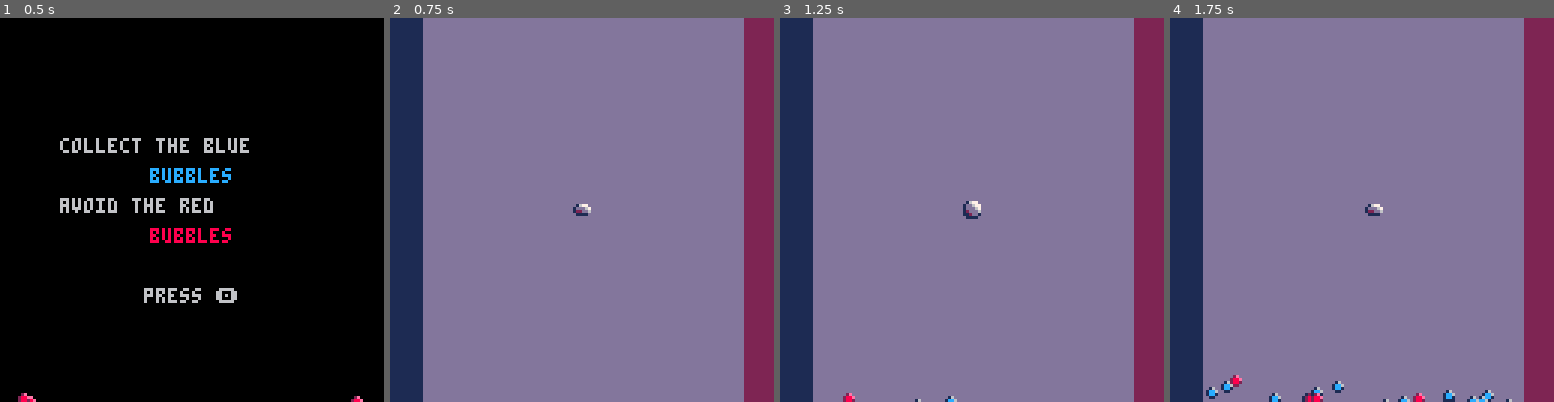
Above: before the commit, frames 1-4 (left to right).
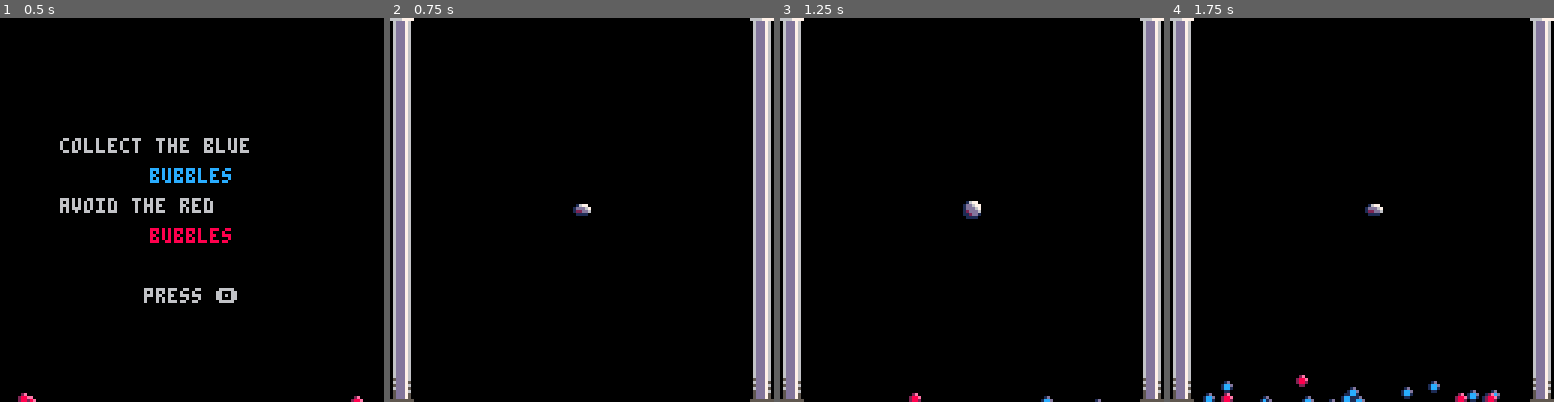
Above: after the commit, the same moments.

Repository: ThomasPietrzak/bubbles
Game: PICO-8 cartridge bubbles.p8
The game is run twice, just before and just after one commit, with the same random seed, the same clock (stepped at 60 frames per second) and the same inputs.
Inputs:
- Up to frame 1 (0.5 s): no input
- Up to frame 2 (0.75 s): tap O (Z key) at 0.7 s
- Up to frame 3 (1.25 s): no input
- Up to frame 4 (1.75 s): hold Right from 1.6 s (still down); tap O (Z key) at 1.7 s

Frame 1 is identical in both runs. In frame 2, 100% of the frame differs, in the area x 0-100%, y 0-100%; in frame 3, 100%; in frame 4, 100%.

Commit message:
Improved graphics

Diff:
--- a/bubbles.p8
+++ b/bubbles.p8
@@ -30,8 +30,8 @@
 	bonus=0
 	malus=0
 
-	min_x = 10
-	max_x = 118
+	min_x = 8
+	max_x = 114
 	min_y = 0
 	max_y = 128
 end
@@ -127,8 +127,8 @@
 end
 
 function game_draw()
-	cls(13)
-	--map(0,0,0,0)
+	cls(0)
+	map(0,0,0,0)
 	foreach(items,draw_item)
 	draw_player()
  draw_bars()
@@ -143,21 +143,11 @@
 end
 
 function draw_bars()
-	rectfill(0,128,min_x,0,1)
-	rectfill(0,128,min_x,128-bonus,12)
-	rectfill(max_x,128,128,0,2)
-	rectfill(max_x,128,128,128-malus,8)
 	if bonus>0 then
-		line(0,128-bonus,min_x,128-bonus,6)
-		line(min_x,128,min_x,128-bonus,6)
-		line(0,127,min_x,127,1)
-		line(0,127,0,128-bonus,1)
+	 rectfill(2,126,4,127-bonus,12)
 	end
 	if malus>0 then
-		line(max_x,128-malus,127,128-malus,14)
-		line(max_x,128,max_x,128-malus,14)
-		line(max_x,127,127,127,2)
-		line(127,127,127,128-malus,2)
+	 rectfill(122,126,124,127-malus,8)
 	end
 end
 
@@ -275,8 +265,8 @@
 __gfx__
 00000000000000000000000000000000000000000000000000000000000000000000000000000000000000000000000000000000000000000000000000000000
 00000000001677000000000000000000000000000000000000000000000000000000000000000000000000000000000000000000000000000000000000000000
-0070070001dd6770001677000002e000000160000009700000000000000000000000000000000000000000000000000000000000000000000000000000000000
-0007700001ddd67001ddd67000288e00001cc600009aa70000000000000000000000000000000000000000000000000000000000000000000000000000000000
+0070070001dd6770001677000002e0000001d0000009700000000000000000000000000000000000000000000000000000000000000000000000000000000000
+0007700001ddd67001ddd67000288e00001ccd00009aa70000000000000000000000000000000000000000000000000000000000000000000000000000000000
 00077000012ddd600122dd6000288200001cc100009aa90000000000000000000000000000000000000000000000000000000000000000000000000000000000
 007007000112dd100011110000022000000110000009900000000000000000000000000000000000000000000000000000000000000000000000000000000000
 00000000001111000000000000000000000000000000000000000000000000000000000000000000000000000000000000000000000000000000000000000000
@@ -337,14 +327,14 @@
 00000000000000000000000000000000000000000000000000000000000000000000000000000000000000000000000000000000000000000000000000000000
 00000000000000000000000000000000000000000000000000000000000000000000000000000000000000000000000000000000000000000000000000000000
 00000000000000000000000000000000000000000000000000000000000000000000000000000000000000000000000000000000000000000000000000000000
-55555555000000000000000000000000000000000000000000000000000000000000000000000000000000000000000000000000000000000000000000000000
-55555555000000000000000000000000000000000000000000000000000000000000000000000000000000000000000000000000000000000000000000000000
-55555555000000000000000000000000000000000000000000000000000000000000000000000000000000000000000000000000000000000000000000000000
-55555555000000000000000000000000000000000000000000000000000000000000000000000000000000000000000000000000000000000000000000000000
-55555555000000000000000000000000000000000000000000000000000000000000000000000000000000000000000000000000000000000000000000000000
-55555555000000000000000000000000000000000000000000000000000000000000000000000000000000000000000000000000000000000000000000000000
-55555555000000000000000000000000000000000000000000000000000000000000000000000000000000000000000000000000000000000000000000000000
-55555555000000000000000000000000000000000000000000000000000000000000000000000000000000000000000000000000000000000000000000000000
+0000000006ddd7606666777705ddd760000000000000000000000000000000000000000000000000000000000000000000000000000000000000000000000000
+0000000006ddd76006ddd76006ddd750000000000000000000000000000000000000000000000000000000000000000000000000000000000000000000000000
+0000000006ddd76006ddd76005ddd760000000000000000000000000000000000000000000000000000000000000000000000000000000000000000000000000
+0000000006ddd76006ddd76006ddd750000000000000000000000000000000000000000000000000000000000000000000000000000000000000000000000000
+0000000006ddd76006ddd76005ddd760000000000000000000000000000000000000000000000000000000000000000000000000000000000000000000000000
+0000000006ddd76006ddd76005ddd750000000000000000000000000000000000000000000000000000000000000000000000000000000000000000000000000
+0000000006ddd76006ddd76005ddd750000000000000000000000000000000000000000000000000000000000000000000000000000000000000000000000000
+0000000006ddd76006ddd76055555555000000000000000000000000000000000000000000000000000000000000000000000000000000000000000000000000
 
 
 
@@ -476,27 +466,26 @@
 
 
 __map__
-8080808080808080808080808080808000000000000000000000000000000000000000000000000000000000000000000000000000000000000000000000000000000000000000000000000000000000000000000000000000000000000000000000000000000000000000000000000000000000000000000000000000000000
-8080808080808080808080808080808000000000000000000000000000000000000000000000000000000000000000000000000000000000000000000000000000000000000000000000000000000000000000000000000000000000000000000000000000000000000000000000000000000000000000000000000000000000
-8080808080808080808080808080808000000000000000000000000000000000000000000000000000000000000000000000000000000000000000000000000000000000000000000000000000000000000000000000000000000000000000000000000000000000000000000000000000000000000000000000000000000000
-8080808080808080808080808080808000000000000000000000000000000000000000000000000000000000000000000000000000000000000000000000000000000000000000000000000000000000000000000000000000000000000000000000000000000000000000000000000000000000000000000000000000000000
-8080808080808080808080808080808000000000000000000000000000000000000000000000000000000000000000000000000000000000000000000000000000000000000000000000000000000000000000000000000000000000000000000000000000000000000000000000000000000000000000000000000000000000
-8080808080808080808080808080808000000000000000000000000000000000000000000000000000000000000000000000000000000000000000000000000000000000000000000000000000000000000000000000000000000000000000000000000000000000000000000000000000000000000000000000000000000000
-8080808080808080808080808080808000000000000000000000000000000000000000000000000000000000000000000000000000000000000000000000000000000000000000000000000000000000000000000000000000000000000000000000000000000000000000000000000000000000000000000000000000000000
-8080808080808080808080808080808000000000000000000000000000000000000000000000000000000000000000000000000000000000000000000000000000000000000000000000000000000000000000000000000000000000000000000000000000000000000000000000000000000000000000000000000000000000
-8080808080808080808080808080808000000000000000000000000000000000000000000000000000000000000000000000000000000000000000000000000000000000000000000000000000000000000000000000000000000000000000000000000000000000000000000000000000000000000000000000000000000000
-8080808080808080808080808080808000000000000000000000000000000000000000000000000000000000000000000000000000000000000000000000000000000000000000000000000000000000000000000000000000000000000000000000000000000000000000000000000000000000000000000000000000000000
-8080808080808080808080808080808000000000000000000000000000000000000000000000000000000000000000000000000000000000000000000000000000000000000000000000000000000000000000000000000000000000000000000000000000000000000000000000000000000000000000000000000000000000
-8080808080808080808080808080808000000000000000000000000000000000000000000000000000000000000000000000000000000000000000000000000000000000000000000000000000000000000000000000000000000000000000000000000000000000000000000000000000000000000000000000000000000000
-8080808080808080808080808080808000000000000000000000000000000000000000000000000000000000000000000000000000000000000000000000000000000000000000000000000000000000000000000000000000000000000000000000000000000000000000000000000000000000000000000000000000000000
-8080808080808080808080808080808000000000000000000000000000000000000000000000000000000000000000000000000000000000000000000000000000000000000000000000000000000000000000000000000000000000000000000000000000000000000000000000000000000000000000000000000000000000
-8080808080808080808080808080808000000000000000000000000000000000000000000000000000000000000000000000000000000000000000000000000000000000000000000000000000000000000000000000000000000000000000000000000000000000000000000000000000000000000000000000000000000000
-8080808080808080808080808080808000000000000000000000000000000000000000000000000000000000000000000000000000000000000000000000000000000000000000000000000000000000000000000000000000000000000000000000000000000000000000000000000000000000000000000000000000000000
-0000000000000000000000818100000000000000000000000000000000000000000000000000000000000000000000000000000000000000000000000000000000000000000000000000000000000000000000000000000000000000000000000000000000000000000000000000000000000000000000000000000000000000
-…(7 lines of a section not shown)…
+8280808080808080808080808080808200000000000000000000000000000000000000000000000000000000000000000000000000000000000000000000000000000000000000000000000000000000000000000000000000000000000000000000000000000000000000000000000000000000000000000000000000000000
+8180808080808080808080808080808100000000000000000000000000000000000000000000000000000000000000000000000000000000000000000000000000000000000000000000000000000000000000000000000000000000000000000000000000000000000000000000000000000000000000000000000000000000
+8180808080808080808080808080808100000000000000000000000000000000000000000000000000000000000000000000000000000000000000000000000000000000000000000000000000000000000000000000000000000000000000000000000000000000000000000000000000000000000000000000000000000000
+8180808080808080808080808080808100000000000000000000000000000000000000000000000000000000000000000000000000000000000000000000000000000000000000000000000000000000000000000000000000000000000000000000000000000000000000000000000000000000000000000000000000000000
+8180808080808080808080808080808100000000000000000000000000000000000000000000000000000000000000000000000000000000000000000000000000000000000000000000000000000000000000000000000000000000000000000000000000000000000000000000000000000000000000000000000000000000
+8180808080808080808080808080808100000000000000000000000000000000000000000000000000000000000000000000000000000000000000000000000000000000000000000000000000000000000000000000000000000000000000000000000000000000000000000000000000000000000000000000000000000000
+8180808080808080808080808080808100000000000000000000000000000000000000000000000000000000000000000000000000000000000000000000000000000000000000000000000000000000000000000000000000000000000000000000000000000000000000000000000000000000000000000000000000000000
+8180808080808080808080808080808100000000000000000000000000000000000000000000000000000000000000000000000000000000000000000000000000000000000000000000000000000000000000000000000000000000000000000000000000000000000000000000000000000000000000000000000000000000
+8180808080808080808080808080808100000000000000000000000000000000000000000000000000000000000000000000000000000000000000000000000000000000000000000000000000000000000000000000000000000000000000000000000000000000000000000000000000000000000000000000000000000000
+8180808080808080808080808080808100000000000000000000000000000000000000000000000000000000000000000000000000000000000000000000000000000000000000000000000000000000000000000000000000000000000000000000000000000000000000000000000000000000000000000000000000000000
+8180808080808080808080808080808100000000000000000000000000000000000000000000000000000000000000000000000000000000000000000000000000000000000000000000000000000000000000000000000000000000000000000000000000000000000000000000000000000000000000000000000000000000
+8180808080808080808080808080808100000000000000000000000000000000000000000000000000000000000000000000000000000000000000000000000000000000000000000000000000000000000000000000000000000000000000000000000000000000000000000000000000000000000000000000000000000000
+8180808080808080808080808080808100000000000000000000000000000000000000000000000000000000000000000000000000000000000000000000000000000000000000000000000000000000000000000000000000000000000000000000000000000000000000000000000000000000000000000000000000000000
+8180808080808080808080808080808100000000000000000000000000000000000000000000000000000000000000000000000000000000000000000000000000000000000000000000000000000000000000000000000000000000000000000000000000000000000000000000000000000000000000000000000000000000
+8180808080808080808080808080808100000000000000000000000000000000000000000000000000000000000000000000000000000000000000000000000000000000000000000000000000000000000000000000000000000000000000000000000000000000000000000000000000000000000000000000000000000000
+8380808080808080808080808080808300000000000000000000000000000000000000000000000000000000000000000000000000000000000000000000000000000000000000000000000000000000000000000000000000000000000000000000000000000000000000000000000000000000000000000000000000000000
+…(7 lines of a section not shown)…
Not shown, changed: bubbles.p8.png
